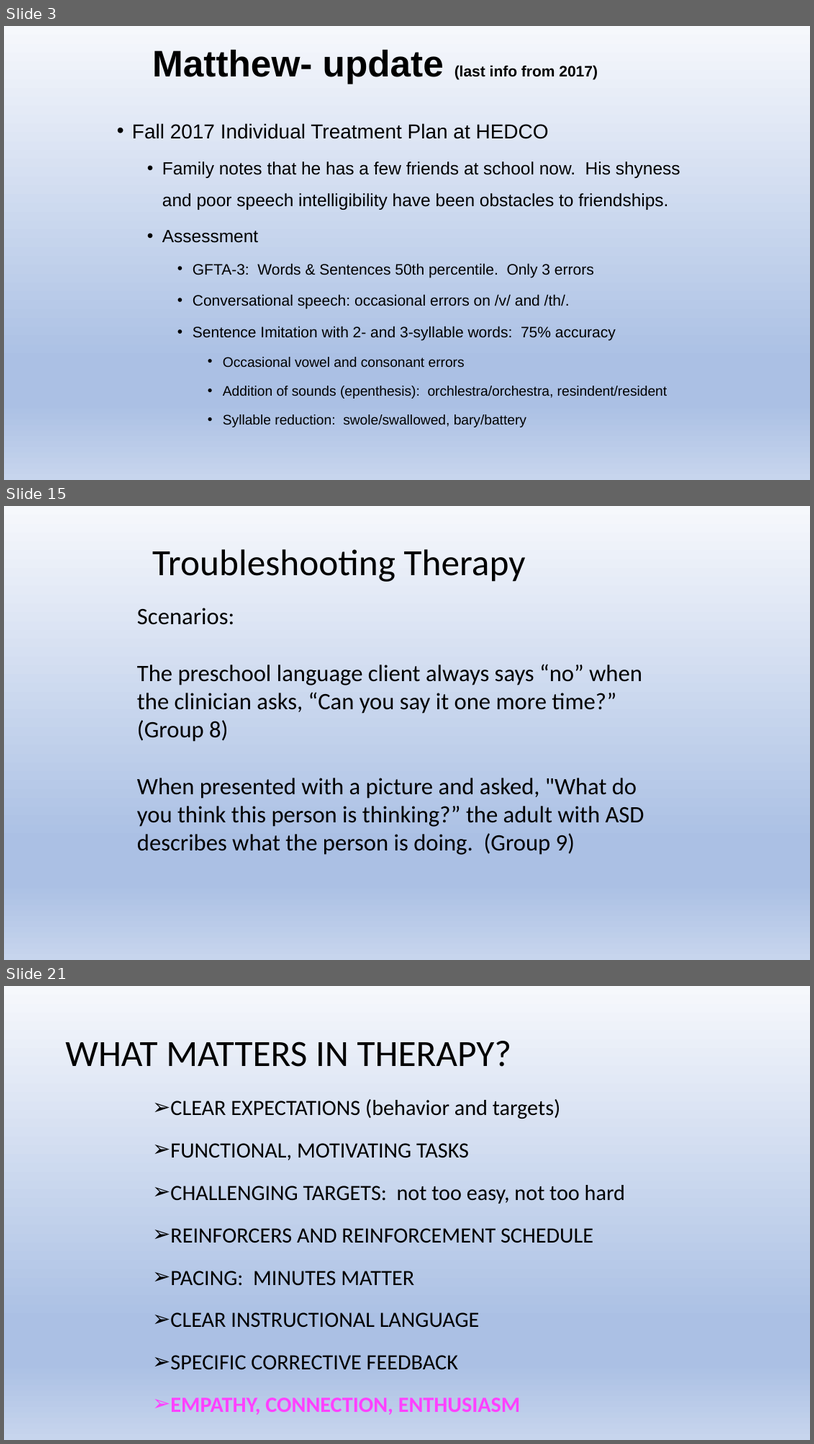
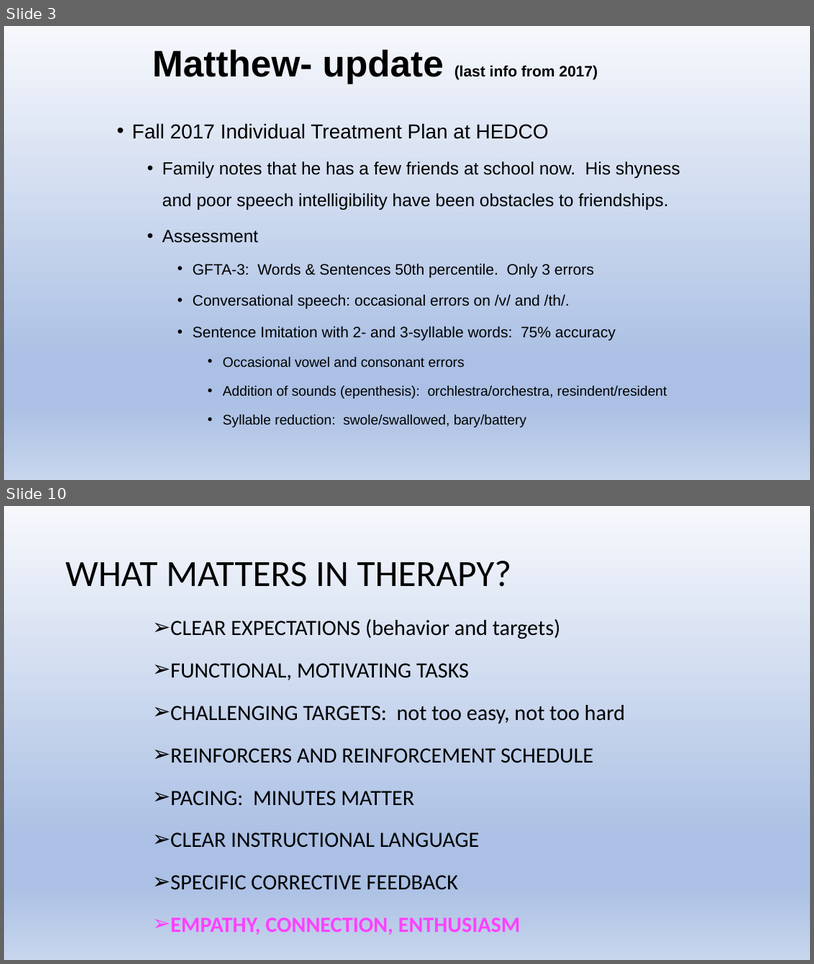
Before and after one commit to Jim-Wright90/cds431_sp22, a slide deck: slides/cds431_week10.pptx. Shown one above the other, each under a label of ours: slides 3, 15 and 21 before the commit, slides 3 and 10 after it; the slides between them are not shown. The pictures are 814x1444 and 814x964 pixels, drawn with LibreOffice and Linux fonts; fonts in the diff are those of the drawing. Boxes give left, top, right and bottom in pixels: in the first picture for what was removed or moved away, otherwise in the second. Text is boxed around its words. In the diff, an @@ line names an element or a change of style, - is before the commit and + after.

```diff
--- a/slides/cds431_week10.pptx
+++ b/slides/cds431_week10.pptx
@@ slide 15 removed at box(4, 506, 810, 960), background gradient #F6F8FC to #ABC0E4 to #C7D5ED @@
@@ title removed at box(152, 549, 526, 582) @@
-Troubleshooting Therapy
@@ text removed at box(137, 608, 645, 854) @@
-Scenarios:
-The preschool language client always says “no” when the clinician asks, “Can you say it one more time?” (Group 8)
-When presented with a picture and asked, "What do you think this person is thinking?” the adult with ASD describes what the person is doing. (Group 9)
@@ what was slide 21 is now slide 10 @@
```
Also in this commit, not shown: 6 slides changed, 10 other slides removed, 2 other files.
